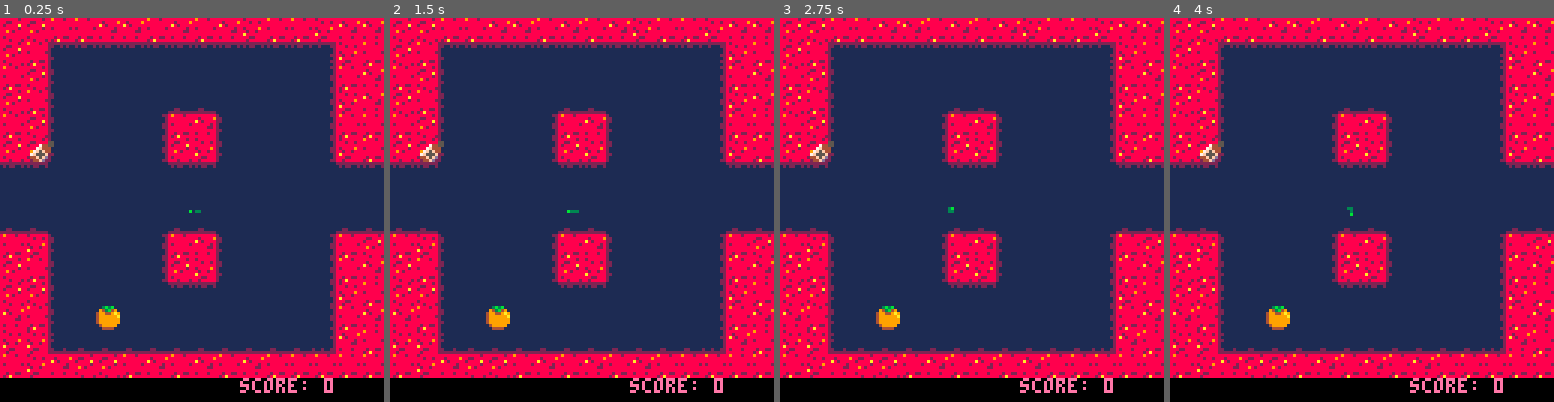
Above: before the commit, frames 1-4 (left to right).
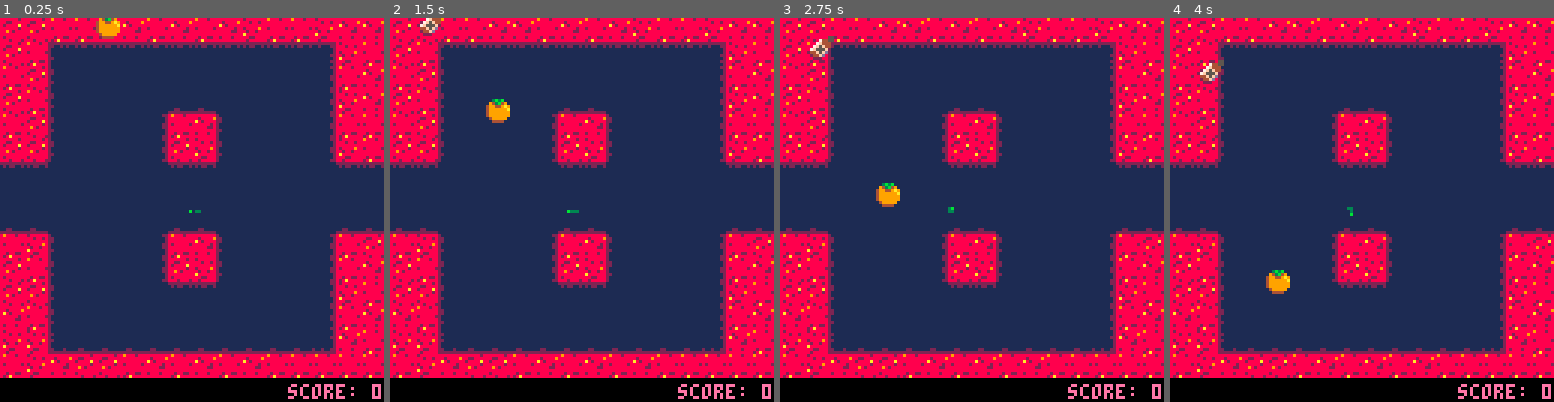
Above: after the commit, the same moments.

Repository: kednar/picoate
Game: PICO-8 cartridge quietsnake.p8
Same seed, same stepped clock (60 frames per second), same inputs: the game is played once before the commit and once after it.
Inputs:
- Up to frame 1 (0.25 s): no input
- Up to frame 2 (1.5 s): no input
- Up to frame 3 (2.75 s): hold Right 1.6-2.1 s; hold Up 2.15-2.42 s; hold Right from 2.47 s (still down)
- Up to frame 4 (4 s): release Right at 3.03 s; hold Left 3.08-3.58 s; hold Down 3.63-3.97 s

The runs differ from the first frame. In frame 1, 1.4% of the frame differs, in the area x 7-100%, y 0-100%; in frame 2, 1.7%; in frame 3, 1.7%, in the area x 7-100%, y 4-100%; in frame 4, 1.7%.

Commit message:
ultimate mega version

Diff:
--- a/quietsnake.p8
+++ b/quietsnake.p8
@@ -10,7 +10,6 @@
 	pl.dy = 0
  pl.speed = 1
  pl.bods = 3
- modulo = 1
  powerups = {}
  t = {}
  t.timer = 0
@@ -34,7 +33,8 @@
  	add (powerups, {
  				sp = (flr(rnd(13))+1),
  				x = rnd(120),
- 				y = rnd(120),
+ 				y = -rnd(30),
+ 				speed = rnd(2)
  				})
  	end
 
@@ -70,17 +70,16 @@
 
 -- body switcheroo
 function switch_bodies()
-	if (t.timer%t.modulo == 0) then
-			for i=pl.bods,2,-1 do
+ if t.timer % t.modulo == 0 then
+		for i=pl.bods,2,-1 do
 			bodiesx[i]=bodiesx[i-1]
 			bodiesy[i]=bodiesy[i-1]
 			end
-
 -- body 1 extrawurst
-			bodiesx[1] = pl.x-pl.dx
-			bodiesy[1] = pl.y-pl.dy
-	end
-end
+		bodiesx[1] = pl.x-pl.dx
+		bodiesy[1] = pl.y-pl.dy
+		end
+	end
 
 -- player death
 function death()
@@ -114,10 +113,10 @@
 
 -- wrap around the screen
 function wraparound()
-if pl.x == 129 then pl.x = 1 end
-if pl.x == 0 then pl.x = 128 end
-if pl.y == 129 then pl.y = 1 end
-if pl.y == 0 then pl.y = 128 end
+if pl.x >= 129 then pl.x = 1 end
+if pl.x <= 0 then pl.x = 128 end
+if pl.y >= 129 then pl.y = 1 end
+if pl.y <= 0 then pl.y = 128 end
 end
 
 -- collision with self
@@ -126,7 +125,7 @@
 	if pl.x == bodiesx[i]
 		and pl.y == bodiesy[i]
 		then
-		dead.state  = true
+		dead.state = true
 		ded.sp = 72
 		end
 	end
@@ -135,12 +134,24 @@
 -- powerup spawning
 function powerup_spawn()
  for i=1,2 do
- 	powerups[i] = {
- 				sp = (flr(rnd(13))+1),
- 				x = rnd(120),
- 				y = rnd(120),
- 				}
+ 	powerups[i].sp = (flr(rnd(13))+1)
+ 	powerups[i].x = rnd(120)
+ 	powerups[i].y = -rnd(30)
+ 	powerups[i].speed = rnd(2)
  	end
+end
+
+-- powerups dropping
+function powerup_drop ()
+ for i=1,2 do
+  powerups[i].y += powerups[i].speed
+  if powerups[i].y >= 128 then
+ 		powerups[i].sp = flr(rnd(13))+1
+ 		powerups[i].x = rnd(120)
+ 		powerups[i].y = -rnd(30)
+ 		powerups[i].speed = rnd(2)
+ 		end
+	end
 end
 
 -- collision with powerup
@@ -153,6 +164,7 @@
 				pl.bods += 2
 				if(t.step < t.modulo) then
 					t.step *= 2
+					t.timer = 0
 				end
 				fx.sp = 63
  			ex.sp = 69
@@ -165,6 +177,7 @@
 	end
 end
 
+-- powerup vfx when eaten
 function eaten()
 	if fx.sp >= 63 then
 		fx.sp += 1/2
@@ -176,43 +189,49 @@
 	if ex.sp > 71 then ex.sp=0 end
 end
 
+
 --  where the magic happens
+
 function _update()
 
-if (dead.state) then
-	death()
-
-else
-switch_bodies()
-
-move_direction()
-
-collision_self()
-
-wraparound()
-
-powerup_collision()
-
-eaten()
-
--- storytime()
-
--- execute movement
-t.timer+=t.step
+	if (dead.state) then
+		death()
+
+	else
+
+		wraparound()
+
+		powerup_collision()
+
+		powerup_drop()
+
+		eaten()
+
+		switch_bodies()
+
+		move_direction()
+
+			-- storytime()
+
+		t.timer+=t.step
 
 		if (t.timer%t.modulo == 0) then
 			pl.x += pl.dx
 			pl.y += pl.dy
-		end
-	end
-end
-
---****--  function draw
+			end
+
+		collision_self()
+
+	end
+end
+
+--  function draw
 
 function _draw()
 -- background
-rectfill(0,0,127,127,0)
+--rectfill(0,0,127,127,0)
 map()
+
 -- player
 pset(pl.x,pl.y,11)
 
@@ -234,7 +253,8 @@
  if ded.sp >= 72 then spr(flr(ded.sp),pl.x-4,pl.y-4) end
 
 -- score
-print("score: "..score,80,120,14)
+rectfill(0,120,127,127,0)
+print("score: "..score,96,122,14)
 
 end
 __gfx__
